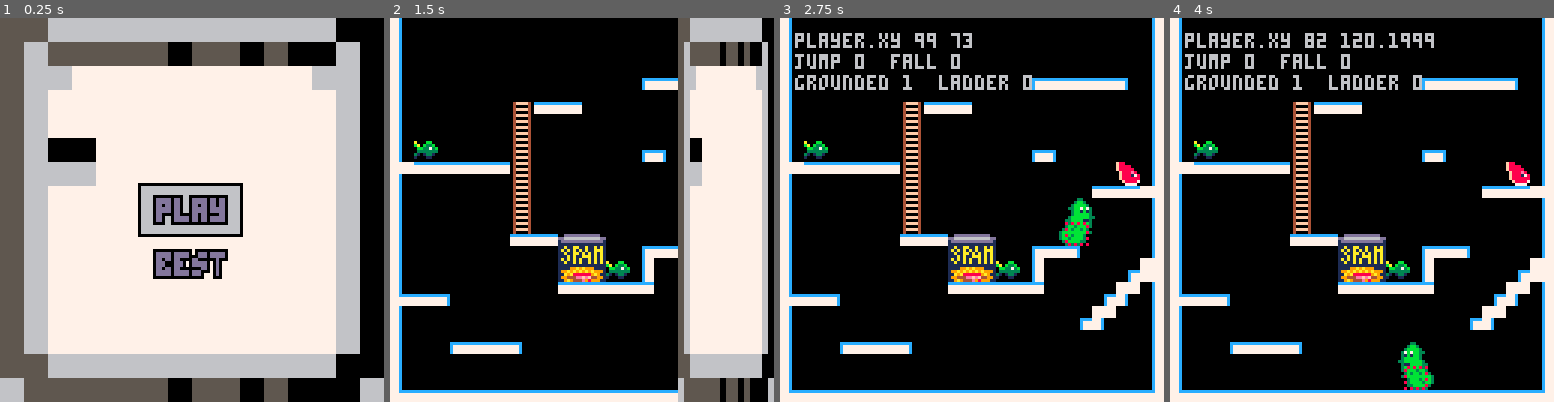
Above: before the commit, frames 1-4 (left to right).
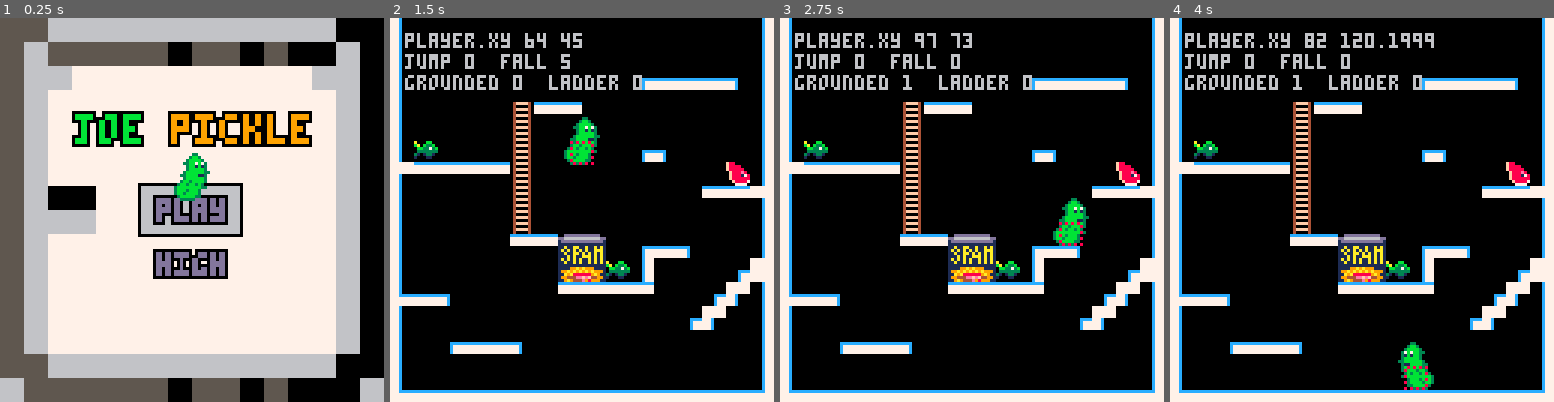
Above: after the commit, the same moments.

Repository: Niarkou/Open-jam-2018
Game: PICO-8 cartridge Openjam2018.p8
Same seed, same stepped clock (60 frames per second), same inputs: the game is played once before the commit and once after it.
Inputs:
- Up to frame 1 (0.25 s): no input
- Up to frame 2 (1.5 s): tap X (X key) at 0.33, 1.07 s; tap O (Z key) at 0.7 s
- Up to frame 3 (2.75 s): hold Right 1.6-2.1 s; tap O (Z key) at 1.7, 2.1, 2.5 s; tap X (X key) at 1.85 s; hold Up 2.15-2.42 s; hold Right from 2.47 s (still down)
- Up to frame 4 (4 s): tap O (Z key) at 2.9, 3.3, 3.7 s; tap X (X key) at 2.97 s; release Right at 3.03 s; hold Left 3.08-3.58 s; hold Down 3.63-3.97 s

The runs differ from the first frame. In frame 1, 8.6% of the frame differs, in the area x 12-82%, y 24-68%; in frame 2, 26%, in the area x 3-100%, y 0-100%; in frame 3, 0.7%; in frame 4, nothing differs.

Commit message:
menu transitions

Diff:
--- a/Openjam2018.p8
+++ b/Openjam2018.p8
@@ -11,6 +11,19 @@
     play = {tl = "play"},
     pause = {tl = "pause"},
 }
+
+function add_player(x, y)
+    player = {
+        x = x, y = y,
+        spd = 1.0,
+        climbspd = 0.5,
+        dir = false,
+        grounded = false,
+        ladder = false,
+        jump = 0, fall = 0,
+        spr = 18,
+    }
+end
 
 --
 -- useful functions
@@ -62,6 +75,7 @@
 
 function _init()
     state = "menu"
+    add_player(64, 150)
     menu = {
         doordw = 128,
         doorx = 0,
@@ -69,18 +83,9 @@
         opening = false,
         rectpos = 1,
         rect_y0 = 55,
-        rect_y1 = 72
-    }
-
-    player = {
-        x = 64, y = 40,
-        spd = 1.0,
-        climbspd = 0.5,
-        dir = false,
-        grounded = false,
-        ladder = false,
-        jump = 0, fall = 0,
-        spr = 18,
+        rect_y1 = 72,
+        scores = false,
+        high_y = 78
     }
 
     jump_speed = 1
@@ -90,6 +95,7 @@
 function _update60()
     if state == "menu" then
         update_menu()
+        update_player()
     elseif state == "play" then
         update_player()
     end
@@ -117,16 +123,31 @@
 end
 
 function open_door()
-    if btn(4) then
-        opening = true
-    end
-    if opening == true then
-        menu.doordw -= mid(1, menu.doordw / 5, 2) * menu.doorspd
-        menu.doorx += mid(1, menu.doordw / 5, 2) * menu.doorspd
-    end
+    if btnp(4) and not menu.scores then
+        if menu.rectpos == 1 then
+            menu.opening = true
+        elseif menu.rectpos == 2 then
+            menu.scores = true
+        end
+    elseif btnp(4) and menu.scores then
+        menu.scores = false
+    end
+
+    if menu.opening == true then
+        menu.doordw -= mid(2, menu.doordw / 5, 3) * menu.doorspd
+        menu.doorx += mid(2, menu.doordw / 5, 3) * menu.doorspd
+    end
+
+    if menu.scores == true then
+        if menu.high_y > 30 then
+            menu.high_y -= 2
+        end
+    end
+
     if menu.doordw < 2 then
-        opening = false
+        menu.opening = false
         state = "play"
+        add_player(64, 40)
     end
 end
 
@@ -143,6 +164,8 @@
 function choose_menu()
     if btnp(3) and menu.rectpos < 2 then
         menu.rectpos += 1
+    elseif btn(2) and menu.rectpos > 1 then
+        menu.rectpos -= 1
     end
 end
 
@@ -286,12 +309,27 @@
 function draw_menu()
     palt(0, false)
     sspr(96, 8, 16, 16, menu.doorx, 0, menu.doordw, 128)
+    palt(0,true)
+
     if menu.doordw > 126 then
-        crectfill(menu.rect_y0, menu.rect_y1, 35, 6, 0)
-        csprint("play", 60, 9, 13)
-        csprint("best", 78, 9, 13)
-    end
-    palt(0,true)
+        if not menu.scores then
+            crectfill(menu.rect_y0, menu.rect_y1, 35, 6, 0)
+            csprint("joe       ", 32, 12, 11)
+            csprint("    pickle", 32, 12, 9)
+            csprint("play", 60, 9, 13)
+            csprint("high", 78, 9, 13)
+        else
+            csprint("high", menu.high_y, 9, 13)
+        end
+
+        camera(0, 14*8)
+        draw_player()
+        camera()
+
+    end
+
+
+
 end
 
 function draw_world()
@@ -327,10 +365,10 @@
 0000c77604ffff400000003bbbb300001dddddddddddddd10000000000000000f8888800ba0b33b0000000000000000056677777777776600000000000000000
 0000c666040000400000033bb7b73000111111111111111100087878787880000f888e800bb3373b000000000000000056777777777777600000000000000000
 cccc000004ffff400000003bb1b1300011a11aa11a11a1a100878787878788000f88817803333333000000033000000056777777777777600000000000000000
-c7760000040000400000003bbbbb30001a1a1a1a1a11aaa10077cccccccc77000f888888310133100000003bb300000056007777777777600000000000000000
-c776000004ffff40000003bbbbbb330011a11aa1a1a1a1a107cccccccccccc6000f8888710001100000003bbbb30000056667777777777600000000000000000
-c666000004000040000033bbbb113000111a1a11aaa1a1a107cccccccccc6d600007777000000000000003bb7b73000056777777777777600000000000000000
-0000000000000000000003bbbbbb30001a1a1a1a11a1a1a107cccccccccc6c60000c000000444400000003bb1b13000056777777777777600000000000000000
+c7760000040000400000003bbbbb30001a1a1a1a1a11aaa10077cccccccc77000f888888310133100000003bb300000056777777777777600000000000000000
+c776000004ffff40000003bbbbbb330011a11aa1a1a1a1a107cccccccccccc6000f8888710001100000003bbbb30000056777777777777600000000000000000
+c666000004000040000033bbbb113000111a1a11aaa1a1a107cccccccccc6d600007777000000000000003bb7b73000056007777777777600000000000000000
+0000000000000000000003bbbbbb30001a1a1a1a11a1a1a107cccccccccc6c60000c000000444400000003bb1b13000056667777777777600000000000000000
 000000000000000000003bb3bbbb300011a11a1a11a1a1a107cccccccccc6d60000c000004979740000003bbbbb3000056777777777777600000000000000000
 00000000000000000003bb3bb3b30000111111111111111107cccccccccc6c6000cc100047aaaa7400003bbbbbb3300056777777777777600000000000000000
 0000000000000000003bbbbbbbb33000111199a9a999111107cccccccccc6d600c7cd100494a4a9400033bbb1113000056777777777777600000000000000000
@@ -367,3 +405,15 @@
 0a00060808050000000000000000000900000000000000000000000000000000000000000000000000000000000000000000000000000000000000000000000000000000000000000000000000000000000000000000000000000000000000000000000000000000000000000000000000000000000000000000000000000000
 0a00000000000000000000000000000900000000000000000000000000000000000000000000000000000000000000000000000000000000000000000000000000000000000000000000000000000000000000000000000000000000000000000000000000000000000000000000000000000000000000000000000000000000
 0b08080808080808080808080808080c00000000000000000000000000000000000000000000000000000000000000000000000000000000000000000000000000000000000000000000000000000000000000000000000000000000000000000000000000000000000000000000000000000000000000000000000000000000
+0000000000000000000000000000000000000000000000000000000000000000000000000000000000000000000000000000000000000000000000000000000000000000000000000000000000000000000000000000000000000000000000000000000000000000000000000000000000000000000000000000000000000000
+0000000000000000000000000000000000000000000000000000000000000000000000000000000000000000000000000000000000000000000000000000000000000000000000000000000000000000000000000000000000000000000000000000000000000000000000000000000000000000000000000000000000000000
+0000000000000000000000000000000000000000000000000000000000000000000000000000000000000000000000000000000000000000000000000000000000000000000000000000000000000000000000000000000000000000000000000000000000000000000000000000000000000000000000000000000000000000
+00000a0000000000000000000009000000000000000000000000000000000000000000000000000000000000000000000000000000000000000000000000000000000000000000000000000000000000000000000000000000000000000000000000000000000000000000000000000000000000000000000000000000000000
+00000a0000000000000000000009000000000000000000000000000000000000000000000000000000000000000000000000000000000000000000000000000000000000000000000000000000000000000000000000000000000000000000000000000000000000000000000000000000000000000000000000000000000000
+00000a0000000000000000000009000000000000000000000000000000000000000000000000000000000000000000000000000000000000000000000000000000000000000000000000000000000000000000000000000000000000000000000000000000000000000000000000000000000000000000000000000000000000
+00000a0000000000000000000009000000000000000000000000000000000000000000000000000000000000000000000000000000000000000000000000000000000000000000000000000000000000000000000000000000000000000000000000000000000000000000000000000000000000000000000000000000000000
+00000a0000000000000000000009000000000000000000000000000000000000000000000000000000000000000000000000000000000000000000000000000000000000000000000000000000000000000000000000000000000000000000000000000000000000000000000000000000000000000000000000000000000000
+00000a0000000000000000000009000000000000000000000000000000000000000000000000000000000000000000000000000000000000000000000000000000000000000000000000000000000000000000000000000000000000000000000000000000000000000000000000000000000000000000000000000000000000
+00000a0000000000000000000009000000000000000000000000000000000000000000000000000000000000000000000000000000000000000000000000000000000000000000000000000000000000000000000000000000000000000000000000000000000000000000000000000000000000000000000000000000000000
+00000a0000000000000000000009000000000000000000000000000000000000000000000000000000000000000000000000000000000000000000000000000000000000000000000000000000000000000000000000000000000000000000000000000000000000000000000000000000000000000000000000000000000000
+00000b080808080808080808080c000000000000000000000000000000000000000000000000000000000000000000000000000000000000000000000000000000000000000000000000000000000000000000000000000000000000000000000000000000000000000000000000000000000000000000000000000000000000
